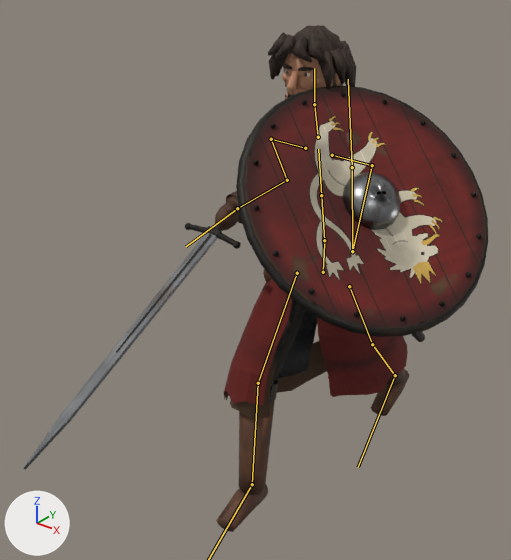
One commit to the glTF model assets/characters/vaclav.gltf: the scene before it, then after it.
Rendered twice from a 50 mm camera at (1.23, -1.93, 2.01) aimed at (-0.1, -0.26, 0.98). Lighting does not change. The marker at lower left points along +X, +Y and +Z. The first picture is the older version. Both versions are drawn at frame 11 of the action 'run'; the numbers are the values there. The bones that change, and the others that lie on the model, are drawn over the model as lines.

In view in the first picture: 'WEAPON_shield', 'WEAPON_sword', 'vaclav_body'.
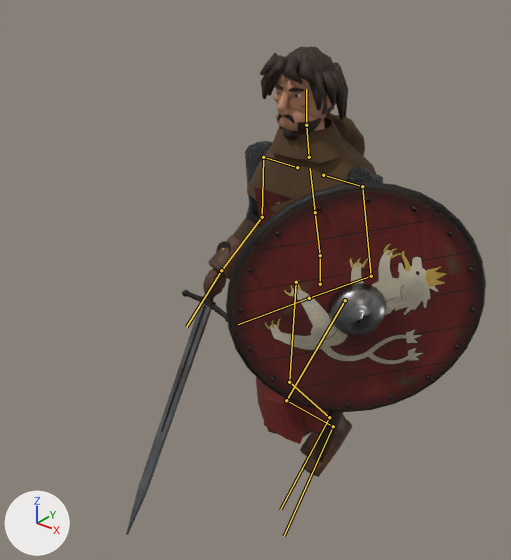
Location of each change, [x1, y1, x2, y2] in pixels of the pictures (511 x 560 px):
'WEAPON_shield', posed (9% shorter)
    before: [236, 85, 488, 337]
    after: [226, 182, 486, 412]
'vaclav_body', posed (14% narrower, 15% shorter)
    before: [215, 25, 425, 532]
    after: [203, 47, 383, 477]
'WEAPON_sword', posed
    before: [23, 223, 241, 470]
    after: [126, 241, 231, 535]
bone 'hips', root to tip
    before: (323, 272) to (324, 243)
    after: (320, 284) to (320, 258)
bone 'spine', root to tip
    before: (324, 240) to (321, 195)
    after: (320, 255) to (315, 212)
bone 'chest', root to tip
    before: (321, 195) to (318, 149)
    after: (315, 212) to (310, 168)
bone 'neck', root to tip
    before: (318, 137) to (314, 104)
    after: (309, 157) to (306, 125)
bone 'upper_arm.L', root to tip
    before: (372, 165) to (352, 251)
    after: (362, 186) to (371, 276)
bone 'forearm.L', root to tip
    before: (352, 251) to (352, 167)
    after: (371, 276) to (309, 298)
bone 'upper_arm.R', root to tip
    before: (271, 139) to (287, 180)
    after: (263, 157) to (262, 217)
bone 'forearm.R', root to tip
    before: (287, 180) to (237, 208)
    after: (262, 217) to (221, 270)
bone 'thigh.L', root to tip
    before: (349, 286) to (372, 344)
    after: (345, 300) to (286, 400)
bone 'shin.L', root to tip
    before: (372, 344) to (395, 375)
    after: (286, 400) to (333, 426)
bone 'foot.L', root to tip
    before: (395, 375) to (358, 467)
    after: (333, 426) to (284, 536)
bone 'thigh.R', root to tip
    before: (297, 273) to (258, 383)
    after: (296, 282) to (289, 382)
bone 'shin.R', root to tip
    before: (258, 383) to (252, 484)
    after: (289, 382) to (329, 417)

What the commit changed:
Bone 'hips' (bone_hips) moves from (0.0, -0.042, 0.0) to (-0.011, -0.093, 0.0).
Bone 'hips' (bone_hips) turns from (0, 6, 0) to (8, 1, -3) degrees about its own x, y and z.
Bone 'spine' (bone_spine) turns from (12, 0, 0) to (7, 0, 2) degrees about its own x, y and z.
Bone 'chest' (bone_chest) turns from (0, -9, 0) to (0, -3, 0) degrees about its own x, y and z.
Bone 'neck' (bone_neck) turns from (0, 0, 0) to (-6, 0, 0) degrees about its own x, y and z.
Bone 'upper_arm.L' (bone_upper_arm_l) turns from (-50, -12, -12) to (-21, -5, -11) degrees about its own x, y and z.
Bone 'forearm.L' (bone_forearm_l) turns from (-140, 0, 10) to (-77, 6, 0) degrees about its own x, y and z.
Bone 'upper_arm.R' (bone_upper_arm_r) turns from (27, -3, -1) to (1, 0, 4) degrees about its own x, y and z.
Bone 'forearm.R' (bone_forearm_r) turns from (-107, 18, -2) to (-51, 9, 4) degrees about its own x, y and z.
Bone 'thigh.L' (bone_thigh_l) turns from (35, 1, 1) to (-64, -2, -2) degrees about its own x, y and z.
Bone 'shin.L' (bone_shin_l) turns from (5, 0, 0) to (99, 0, 0) degrees about its own x, y and z.
Bone 'foot.L' (bone_foot_l) turns from (-28, 0, 0) to (-21, 1, -1) degrees about its own x, y and z.
Bone 'thigh.R' (bone_thigh_r) turns from (-35, 1, 1) to (-12, 0, -5) degrees about its own x, y and z.
Bone 'shin.R' (bone_shin_r) turns from (26, 0, 0) to (41, 0, 0) degrees about its own x, y and z.
Bone 'foot.R' (bone_foot_r) turns from (8, 0, 0) to (-25, -1, 2) degrees about its own x, y and z.
